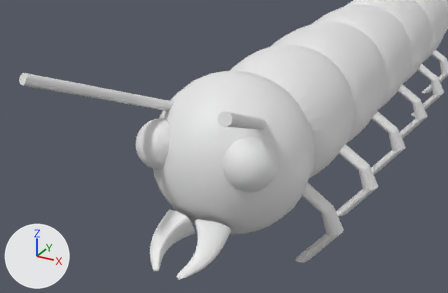
A saved change to the Blender file 01/Assets/models/enemies/caterpillars/caterpillar01.blend.
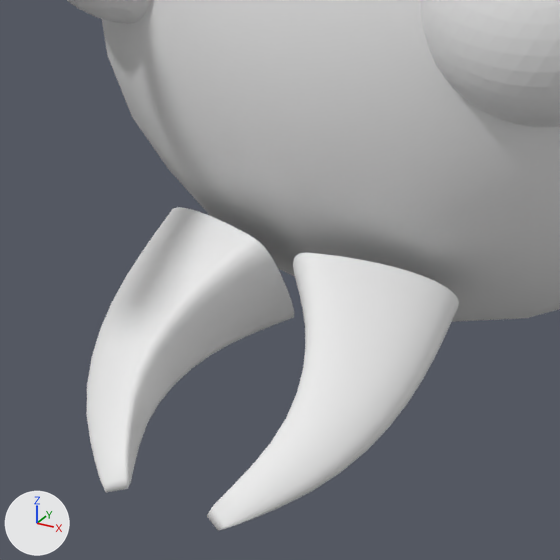
Each version is shown from a camera (50 mm lens) standing at (3.27, -5.55, 3.13) and looking at (0.1, 0.2, 0.26), then close up on the part from 29% to 56% of the width and 56% to 98% of the height. Every picture has the same lights, and +X, +Y and +Z are marked at lower left.

The older version as bpy lines, for what is in view:
```python
me_cylinder_009 = bpy.data.meshes.new('Cylinder.009')
me_cylinder_009.from_pydata(...)  # 60 vertices, 51 faces; spans x 0.04..1.07, y -1.0..1.0, z -1.14..0.91
me_cylinder_009.polygons.foreach_set('use_smooth', [True] * 51)
me_icosphere = bpy.data.meshes.new('Icosphere')
me_icosphere.from_pydata(...)  # an icosphere of 1280 faces spanning x 0.273..0.873, y -0.3..0.3, z -0.3..0.3
me_sphere = bpy.data.meshes.new('Sphere')
me_sphere.from_pydata(...)  # a UV sphere (16 segments, 16 rings, poles along z) spanning x -1.0..1.0, y -1.0..1.0, z -1.0..1.0
me_sphere.polygons.foreach_set('use_smooth', [True] * 256)
ob_icosphere = bpy.data.objects.new('Icosphere', me_icosphere)
ob_icosphere.location = (0.0, -0.082, 0.255)
_m = ob_icosphere.modifiers.new('Mirror', 'MIRROR')
ob_mandibles = bpy.data.objects.new('mandibles', me_cylinder_009)
ob_mandibles.location = (0.0, -0.648, -0.741)
ob_mandibles.rotation_euler = (2.008, 0.0, 0.0)  # degrees (115, 0, 0)
ob_mandibles.scale = (0.418, 0.171, 0.418)
_m = ob_mandibles.modifiers.new('Mirror', 'MIRROR')
_m = ob_mandibles.modifiers.new('Subsurf', 'SUBSURF')
_m.levels = 2
ob_sphere = bpy.data.objects.new('Sphere', me_sphere)
ob_sphere.location = (0.0, 0.609, 0.0)
```
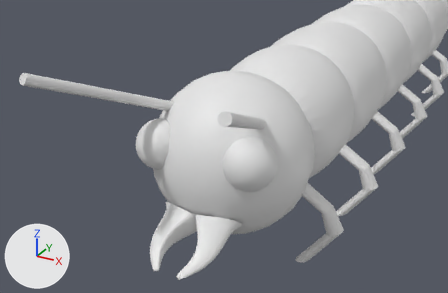
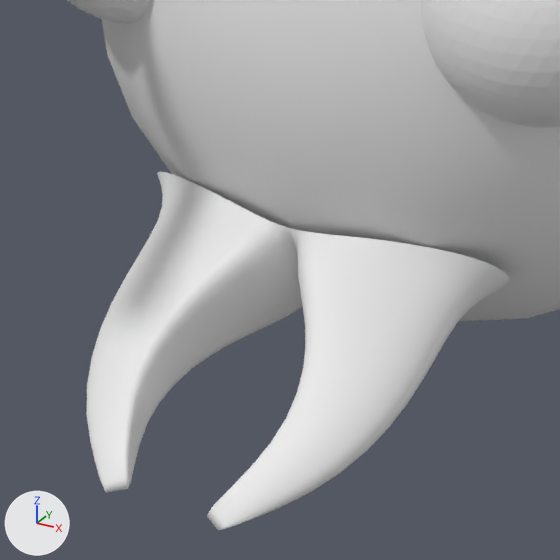
Commit message: caterpillar01: mandible modeling

Pixel boxes [x1, y1, x2, y2] of what changed, in the close-ups (560 x 560 px):
```json
{"object": "mandibles", "change": "reshaped", "before": [86, 207, 459, 531], "after": [86, 172, 509, 531], "on screen": "13% wider, 11% taller"}
{"part": 1, "of": "me_cylinder_009", "change": "added", "after": [157, 172, 509, 320]}
```

The change, as JSON lines over the scene's bpy script:
```json
{"block": "me_cylinder_009", "where": "# used by ob_mandibles; location = (0.0, -0.648, -0.741); rotation_euler = (2.008, 0.0, 0.0), in degrees (115, 0, 0); scale = (0.418, 0.171, 0.418)"}
{"op": "remove", "block": "me_cylinder_009", "code": "me_cylinder_009.from_pydata(...)  # 60 vertices, 51 faces; spans x 0.04..1.07, y -1.0..1.0, z -1.14..0.91"}
{"op": "add", "block": "me_cylinder_009", "code": "me_cylinder_009.from_pydata(...)  # 77 vertices, 68 faces; spans x 0.0..1.23, y -1.3..1.02, z -1.4..0.91"}
{"block": "me_cylinder_009", "change": "me_cylinder_009 part 1"}
{"block": "me_cylinder_009", "change": "17 vertices are added at x 0.0..1.23, y -1.3..1.02, z -1.4..-1.04"}
{"block": "me_cylinder_009", "change": "17 new faces join them"}
```
